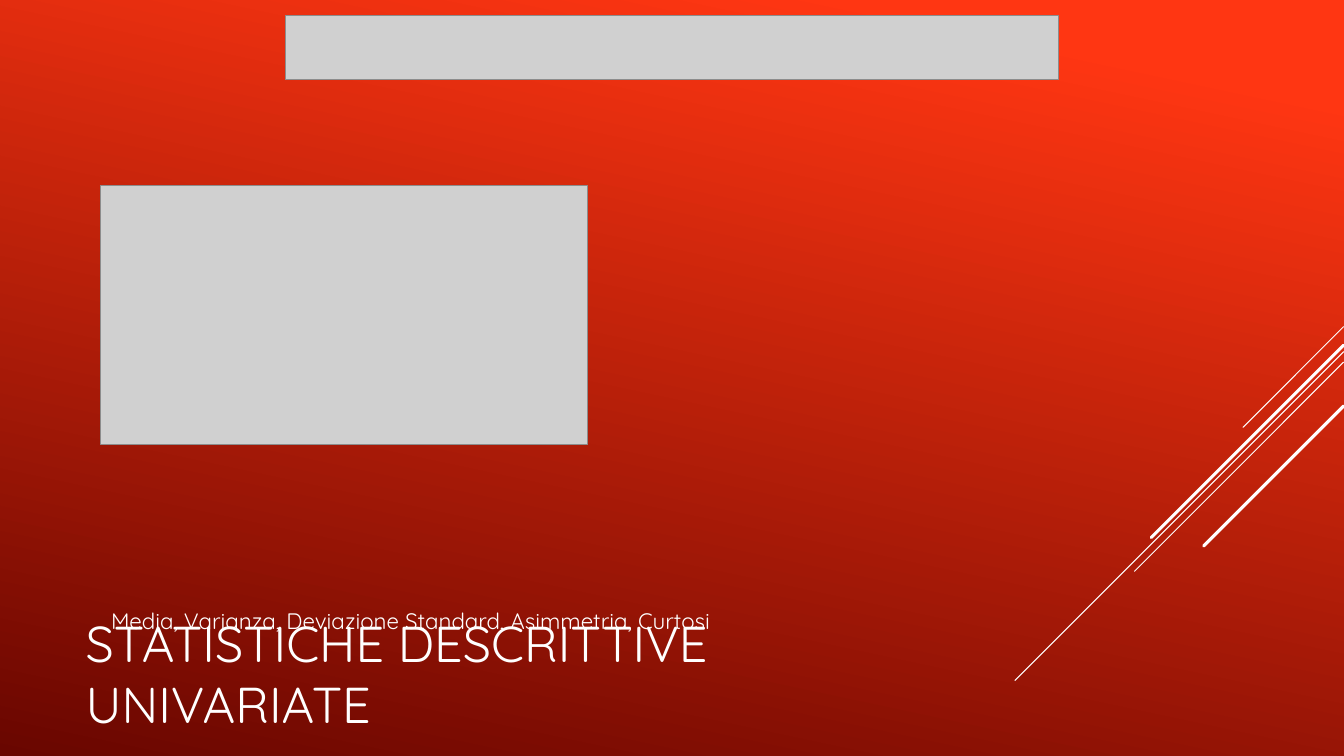
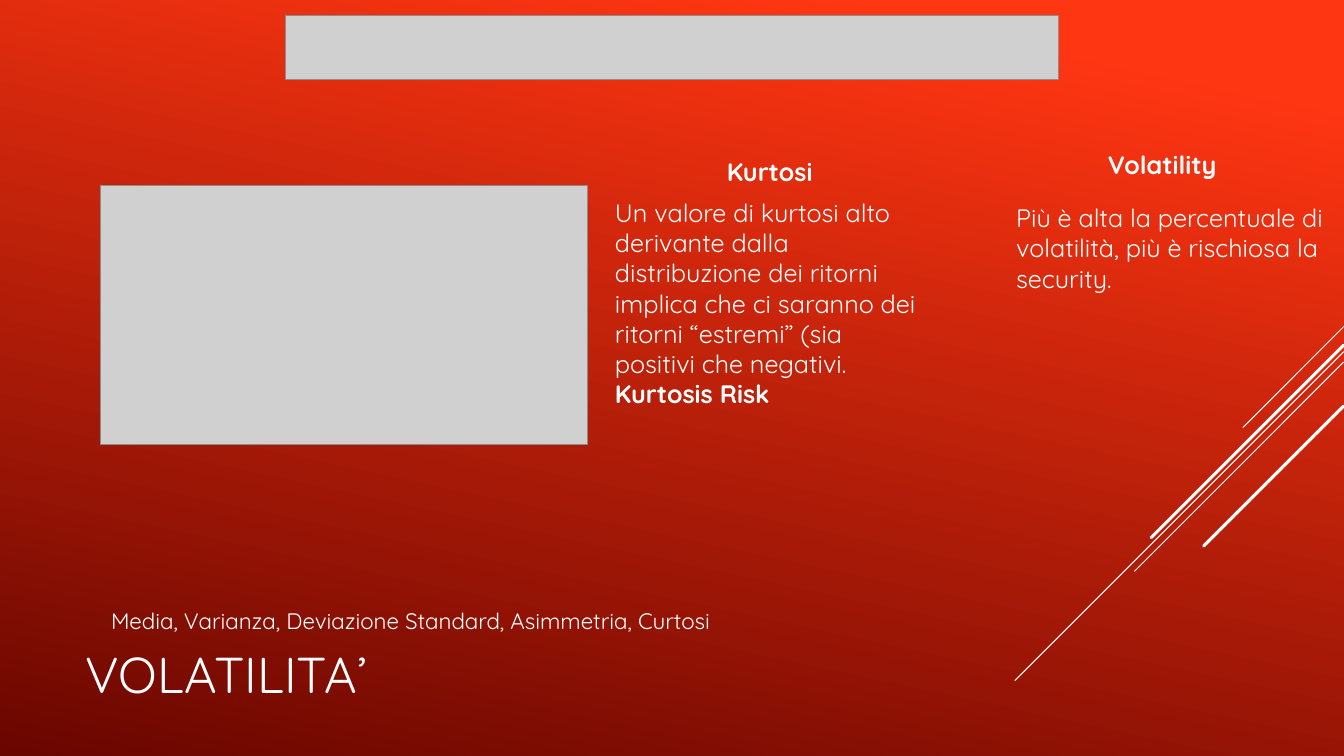
Before and after one commit to Simonotos/BusinessProject, a slide deck: slide 6 of PresentazioneProgettoBFS.pptx (slide 8 before the commit). Drawn at 1344x756 pixels with LibreOffice and Linux fonts; fonts in the diff are those of the drawing; grey boxes stand for pictures. Boxes give left, top, right and bottom in pixels: in the first picture for what was removed or moved away, otherwise in the second. Text is boxed around its words. In the diff, an @@ line names an element or a change of style, - is before the commit and + after.

```diff
--- a/PresentazioneProgettoBFS.pptx
+++ b/PresentazioneProgettoBFS.pptx
@@ text added at (x1=727, y1=163, x2=813, y2=182), 18 pt, text #FFFFFF, bold @@
+Kurtosi
@@ text added at (x1=1108, y1=155, x2=1217, y2=179), 18 pt, text #FFFFFF, bold @@
+Volatility
@@ text added at (x1=615, y1=203, x2=916, y2=404), 18 pt, text #FFFFFF @@
+Un valore di kurtosi alto derivante dalla distribuzione dei ritorni implica che ci saranno dei ritorni “estremi” (sia positivi che negativi. Kurtosis Risk
@@ text added at (x1=1016, y1=208, x2=1323, y2=293), 18 pt, text #FFFFFF @@
+Più è alta la percentuale di volatilità, più è rischiosa la security.
@@ title at (x1=86, y1=657, x2=367, y2=694): text changed @@
-STATISTICHE DESCRITTIVE UNIVARIATE
+VOLATILITA’
```
Also in this commit, not shown: 2 other slides changed, 7 slides added, 3 slides removed.
